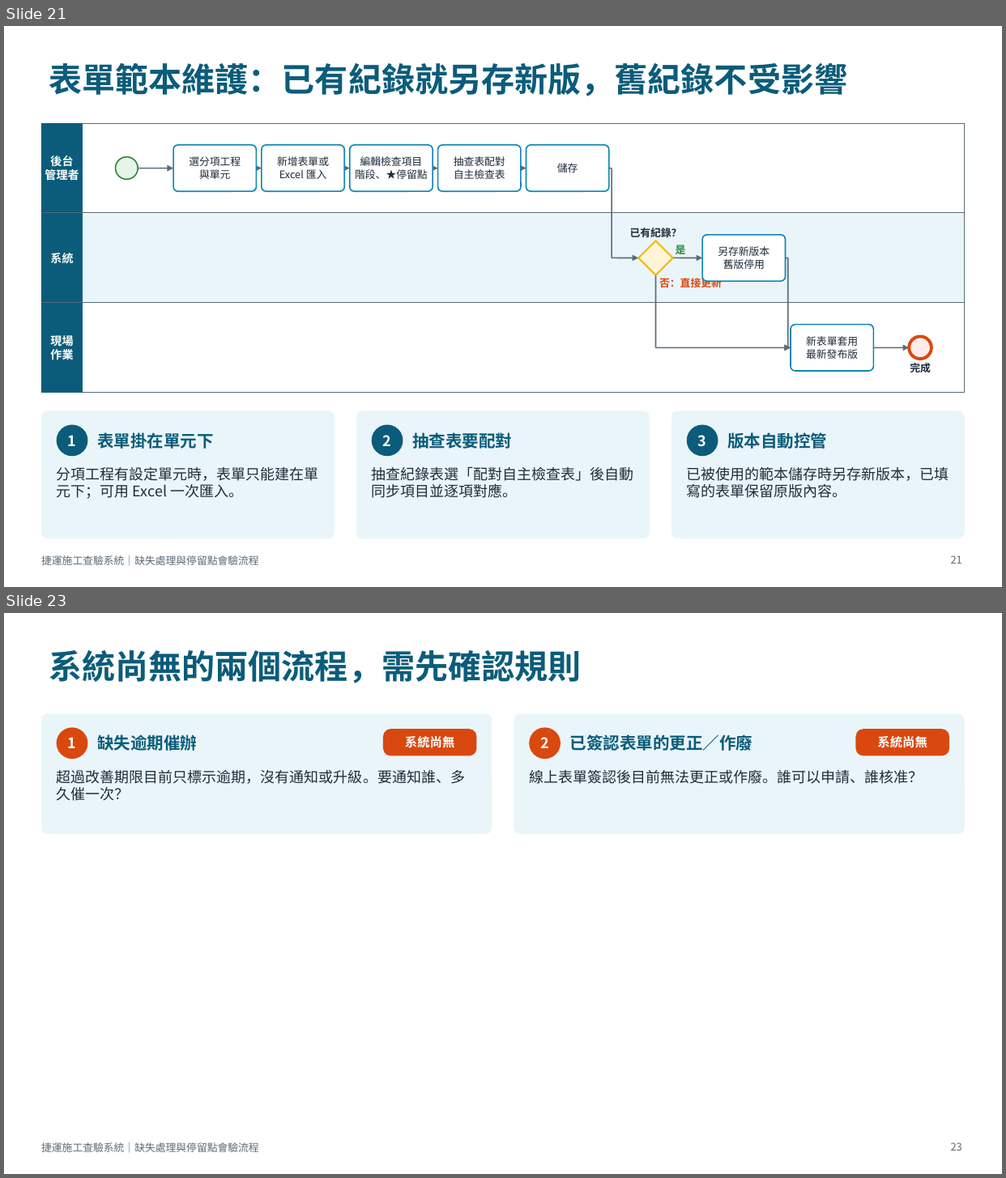
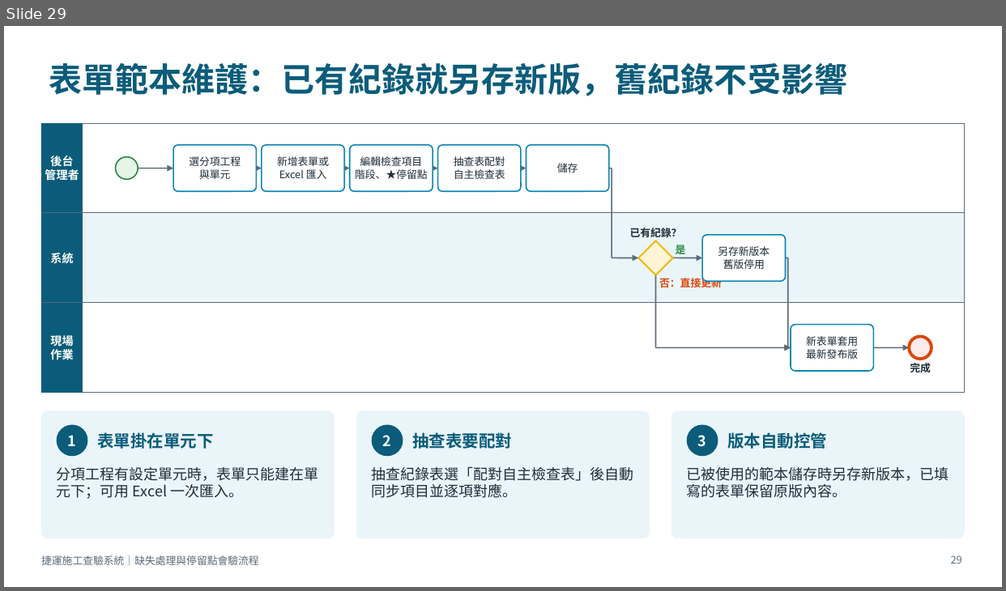
Before and after one commit to brianchou7310/MRT-Construction-QMS, a slide deck: 捷運施工查驗系統_缺失與停留點流程說明.pptx. Shown one above the other, each under a label of ours: slides 21 and 23 before the commit, slide 29 after it; the slides between them are not shown. The pictures are 1006x1178 and 1006x591 pixels, drawn with LibreOffice and Linux fonts; fonts in the diff are those of the drawing. Boxes give left, top, right and bottom in pixels: in the first picture for what was removed or moved away, otherwise in the second. Text is boxed around its words. In the diff, an @@ line names an element or a change of style, - is before the commit and + after.

```diff
--- a/捷運施工查驗系統_缺失與停留點流程說明.pptx
+++ b/捷運施工查驗系統_缺失與停留點流程說明.pptx
@@ slide 23 removed at (4,613,1002,1174), background #FFFFFF; not listed: 1 template element that a slide beside it also shows @@
@@ title removed at (49,650,581,683) @@
-系統尚無的兩個流程，需先確認規則
@@ rounded rectangle removed at (41,714,492,834) @@
@@ ellipse removed at (57,727,88,759) @@
-1
@@ rounded rectangle removed at (384,729,477,756) @@
-系統尚無
@@ rounded rectangle removed at (514,714,965,834) @@
@@ ellipse removed at (529,727,560,759) @@
-2
@@ rounded rectangle removed at (856,729,949,756) @@
-系統尚無
@@ text removed at (97,735,197,751) @@
-缺失逾期催辦
@@ text removed at (570,735,752,751) @@
-已簽認表單的更正／作廢
@@ text removed at (57,770,465,801) @@
-超過改善期限目前只標示逾期，沒有通知或升級。要通知誰、多久催一次？
@@ text removed at (529,770,923,784) @@
-線上表單簽認後目前無法更正或作廢。誰可以申請、誰核准？
@@ page number removed at (951,1143,962,1151) @@
-23
@@ what was slide 21 is now slide 29 @@
@@ page number at (951,556,962,564): text changed @@
-21
+29
```
Also in this commit, not shown: 7 slides changed, 11 slides added.
